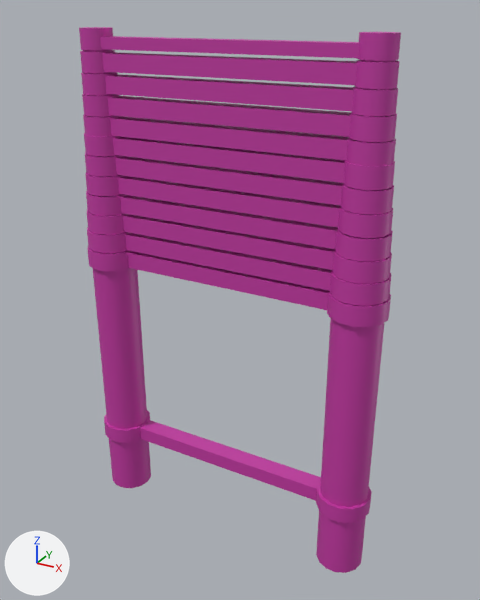
The Blender file addons/tactical_ladder/Assets/Items/TacticalLadder/ACE_TacticalLadder.blend, before and after one commit.
Before and after are seen from a 50 mm camera at (0.466, -0.802, 0.815) aimed at (0.017, 0.015, 0.407). The lights are fixed; the arrows at lower left show +X, +Y and +Z. The same objects are shown in both versions, whatever each file hides. Objects named as collision shapes, trigger or cutter boxes, shadow casters or lower levels of detail are left out.

The first picture shows 'UTM_Rung01', 'UTM_Rung02', 'UTM_Rung03', 'UTM_Rung04', 'UTM_Rung05', 'UTM_Rung06', 'UTM_Rung07', 'UTM_Rung08', 'UTM_Rung09', 'UTM_Rung10', 'UTM_Rung11', 'UTM_Rung12'.
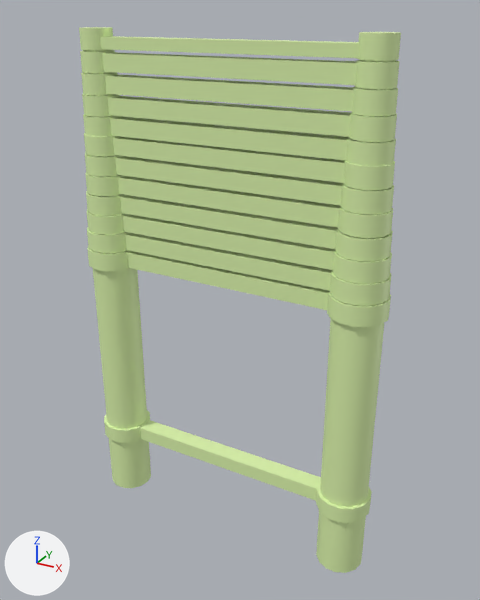
Where the change shows, as pixel boxes (x1, y1, x2, y2) in the pictures (480 x 600 px):
'UTM_Rung01', recoloured
    both: (87, 246, 391, 573)
'UTM_Rung11', recoloured
    both: (80, 50, 400, 90)
'UTM_Rung10', recoloured
    both: (81, 72, 398, 116)
'UTM_Rung09', recoloured
    both: (82, 94, 397, 143)
'UTM_Rung08', recoloured
    both: (83, 115, 396, 166)
'UTM_Rung06', recoloured
    both: (85, 153, 394, 215)
'UTM_Rung07', recoloured
    both: (84, 133, 395, 190)
'UTM_Rung05', recoloured
    both: (85, 173, 393, 238)
'UTM_Rung04', recoloured
    both: (86, 191, 393, 261)
'UTM_Rung03', recoloured
    both: (87, 209, 392, 284)
'UTM_Rung02', recoloured
    both: (87, 227, 391, 306)
'UTM_Rung12', recoloured
    both: (79, 27, 401, 62)

Patch to the scene script:
```diff
--- a/addons/tactical_ladder/Assets/Items/TacticalLadder/ACE_TacticalLadder.blend.py
+++ b/addons/tactical_ladder/Assets/Items/TacticalLadder/ACE_TacticalLadder.blend.py
@@ me_geometry_002 @@
 me_geometry_002.from_pydata(...)  # 240 vertices, 236 faces; spans x -0.252..0.251, y -0.041..0.041, z 0.0..0.462
-me_geometry_002.materials.append(mat_metal_ce9253778dd8fbde)  # pink #c439a4
+me_geometry_002.materials.append(mat_metal_ce9253778dd8fbde_1)  # green #dcf4ad
@@ me_geometry_003 @@
 me_geometry_003.from_pydata(...)  # 120 vertices, 118 faces; spans x -0.25..0.249, y -0.039..0.039, z 0.159..0.492
-me_geometry_003.materials.append(mat_metal_ce9253778dd8fbde)  # pink #c439a4
+me_geometry_003.materials.append(mat_metal_ce9253778dd8fbde_1)  # green #dcf4ad
@@ me_geometry_004 @@
 me_geometry_004.from_pydata(...)  # 120 vertices, 118 faces; spans x -0.248..0.247, y -0.037..0.037, z 0.189..0.521
-me_geometry_004.materials.append(mat_metal_ce9253778dd8fbde)  # pink #c439a4
+me_geometry_004.materials.append(mat_metal_ce9253778dd8fbde_1)  # green #dcf4ad
@@ me_geometry_005 @@
 me_geometry_005.from_pydata(...)  # 120 vertices, 118 faces; spans x -0.246..0.245, y -0.035..0.035, z 0.218..0.551
-me_geometry_005.materials.append(mat_metal_ce9253778dd8fbde)  # pink #c439a4
+me_geometry_005.materials.append(mat_metal_ce9253778dd8fbde_1)  # green #dcf4ad
@@ me_geometry_006 @@
 me_geometry_006.from_pydata(...)  # 120 vertices, 118 faces; spans x -0.244..0.243, y -0.033..0.033, z 0.249..0.582
-me_geometry_006.materials.append(mat_metal_ce9253778dd8fbde)  # pink #c439a4
+me_geometry_006.materials.append(mat_metal_ce9253778dd8fbde_1)  # green #dcf4ad
@@ me_geometry_007 @@
 me_geometry_007.from_pydata(...)  # 120 vertices, 118 faces; spans x -0.242..0.241, y -0.032..0.032, z 0.279..0.611
-me_geometry_007.materials.append(mat_metal_ce9253778dd8fbde)  # pink #c439a4
+me_geometry_007.materials.append(mat_metal_ce9253778dd8fbde_1)  # green #dcf4ad
@@ me_geometry_008 @@
 me_geometry_008.from_pydata(...)  # 120 vertices, 118 faces; spans x -0.241..0.24, y -0.03..0.03, z 0.309..0.641
-me_geometry_008.materials.append(mat_metal_ce9253778dd8fbde)  # pink #c439a4
+me_geometry_008.materials.append(mat_metal_ce9253778dd8fbde_1)  # green #dcf4ad
@@ me_geometry_009 @@
 me_geometry_009.from_pydata(...)  # 120 vertices, 117 faces; spans x -0.239..0.238, y -0.029..0.029, z 0.336..0.669
-me_geometry_009.materials.append(mat_metal_ce9253778dd8fbde)  # pink #c439a4
+me_geometry_009.materials.append(mat_metal_ce9253778dd8fbde_1)  # green #dcf4ad
@@ me_geometry_010 @@
 me_geometry_010.from_pydata(...)  # 120 vertices, 118 faces; spans x -0.238..0.237, y -0.027..0.027, z 0.366..0.699
-me_geometry_010.materials.append(mat_metal_ce9253778dd8fbde)  # pink #c439a4
+me_geometry_010.materials.append(mat_metal_ce9253778dd8fbde_1)  # green #dcf4ad
@@ me_geometry_011 @@
 me_geometry_011.from_pydata(...)  # 120 vertices, 116 faces; spans x -0.236..0.235, y -0.026..0.026, z 0.396..0.728
-me_geometry_011.materials.append(mat_metal_ce9253778dd8fbde)  # pink #c439a4
+me_geometry_011.materials.append(mat_metal_ce9253778dd8fbde_1)  # green #dcf4ad
@@ me_geometry_012 @@
 me_geometry_012.from_pydata(...)  # 120 vertices, 116 faces; spans x -0.235..0.234, y -0.025..0.025, z 0.426..0.759
-me_geometry_012.materials.append(mat_metal_ce9253778dd8fbde)  # pink #c439a4
+me_geometry_012.materials.append(mat_metal_ce9253778dd8fbde_1)  # green #dcf4ad
@@ me_geometry_013 @@
 me_geometry_013.from_pydata(...)  # 120 vertices, 115 faces; spans x -0.234..0.233, y -0.023..0.023, z 0.457..0.79
-me_geometry_013.materials.append(mat_metal_ce9253778dd8fbde)  # pink #c439a4
+me_geometry_013.materials.append(mat_metal_ce9253778dd8fbde_1)  # green #dcf4ad
```
